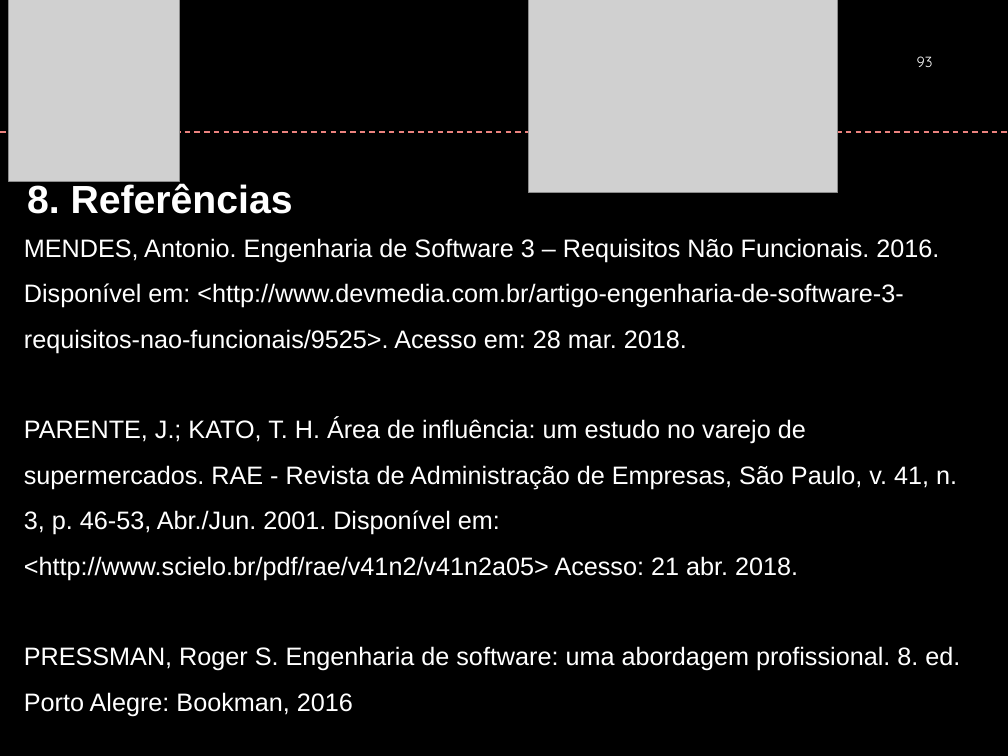
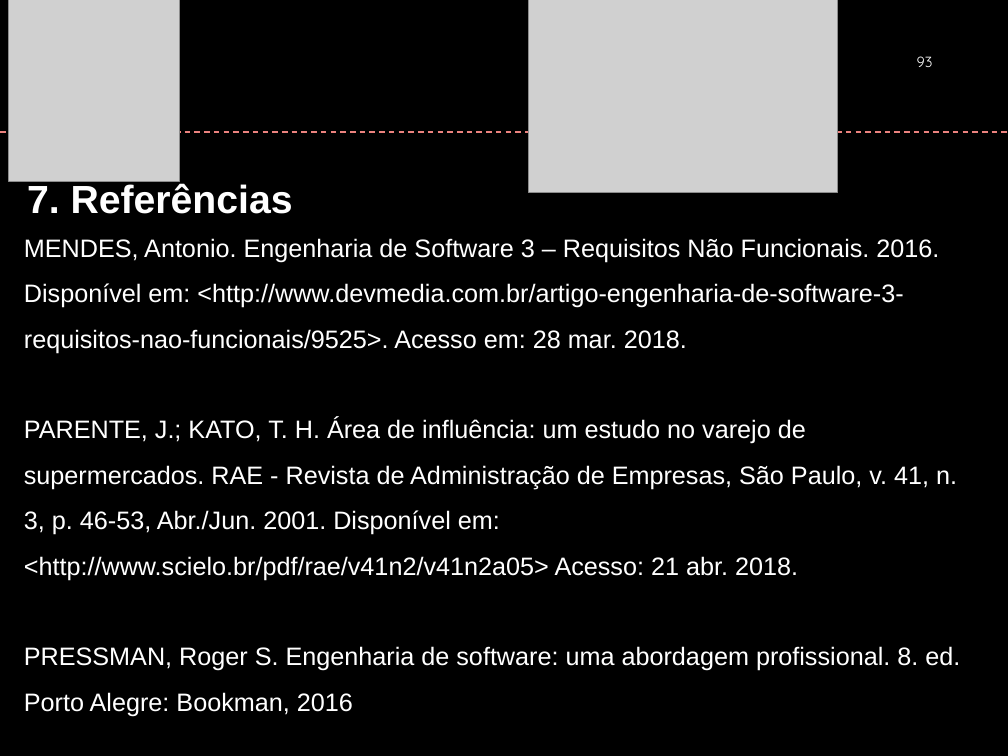
Before and after one commit to ezmart/Ezmart, a slide deck: slide 93 of EzMartGit/Documento/FAI_PFC_Apresentação_Agosto2018.pptx. Drawn at 1008x756 pixels with LibreOffice and Linux fonts; fonts in the diff are those of the drawing; grey boxes stand for pictures; background and template pictures are left out. Boxes give left, top, right and bottom in pixels: in the first picture for what was removed or moved away, otherwise in the second. Text is boxed around its words. In the diff, an @@ line names an element or a change of style, - is before the commit and + after.

```diff
--- a/EzMartGit/Documento/FAI_PFC_Apresentação_Agosto2018.pptx
+++ b/EzMartGit/Documento/FAI_PFC_Apresentação_Agosto2018.pptx
@@ text at bbox=[27, 183, 293, 214]: text changed @@
-8. Referências
+7. Referências
```
Also in this commit, not shown: 10 other slides changed.
